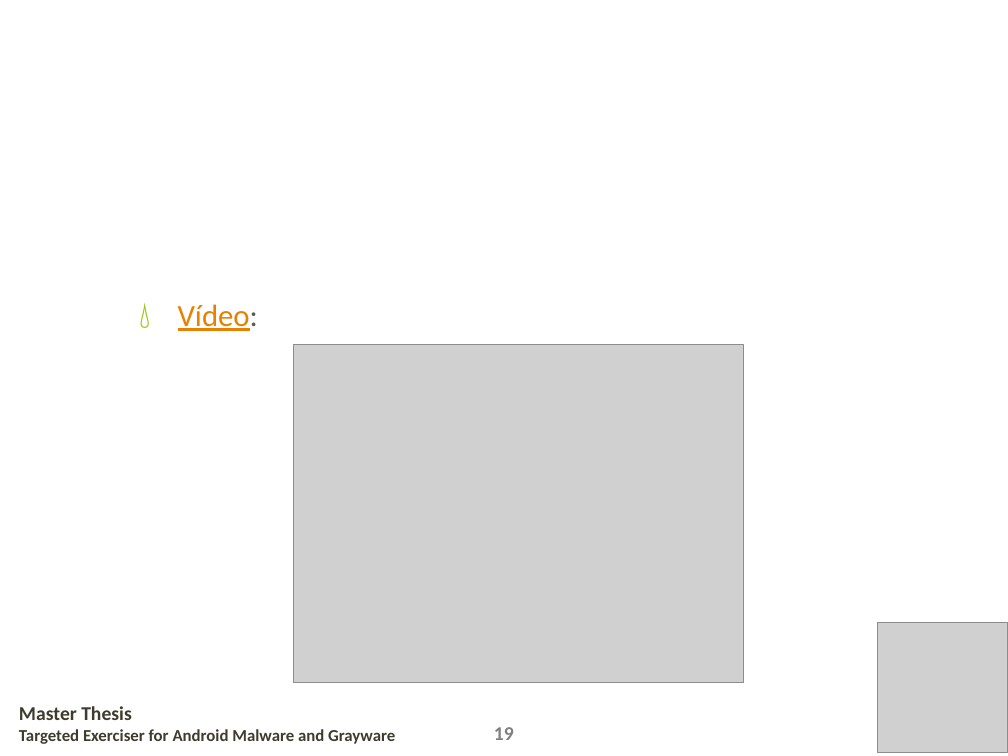
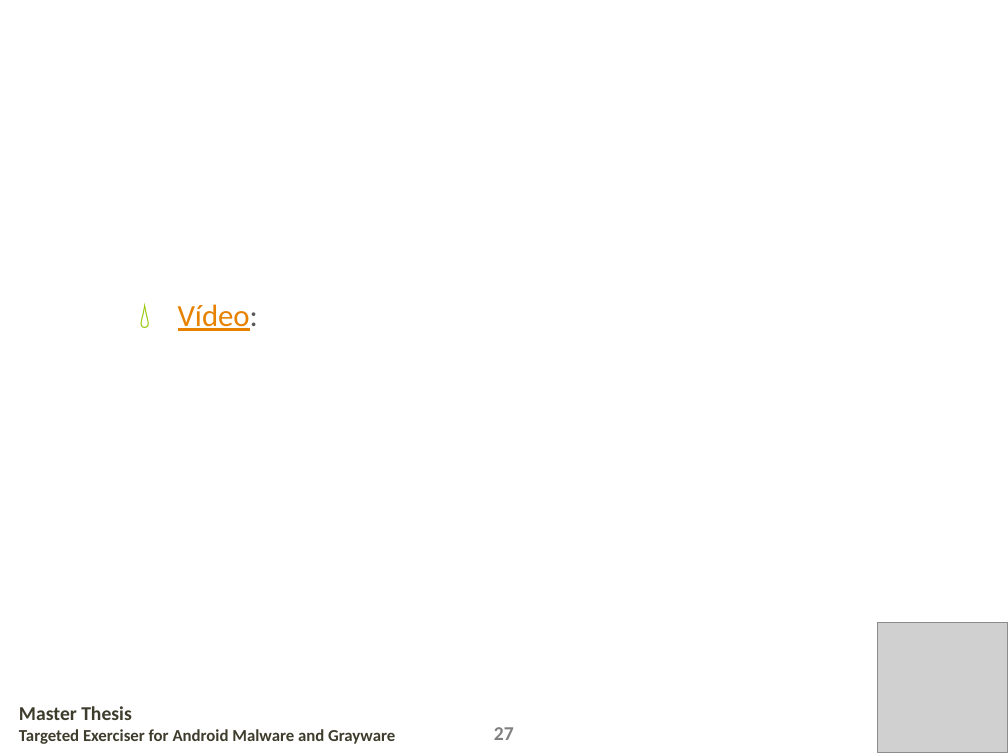
Before and after one commit to mariohhd/targetdroid-tfm, a slide deck: slide 27 of doc/tfm_presentacion.pptx (slide 21 before the commit). Drawn at 1008x756 pixels with LibreOffice and Linux fonts; fonts in the diff are those of the drawing; grey boxes stand for pictures; background and template pictures are left out. Boxes give left, top, right and bottom in pixels: in the first picture for what was removed or moved away, otherwise in the second. Text is boxed around its words. In the diff, an @@ line names an element or a change of style, - is before the commit and + after.

```diff
--- a/doc/tfm_presentacion.pptx
+++ b/doc/tfm_presentacion.pptx
@@ picture removed at (293, 345, 744, 682) @@
@@ text at (494, 727, 514, 740): text changed @@
-19
+27
```
Also in this commit, not shown: 14 other slides changed, 11 slides added, 8 slides removed, 1 other file.
